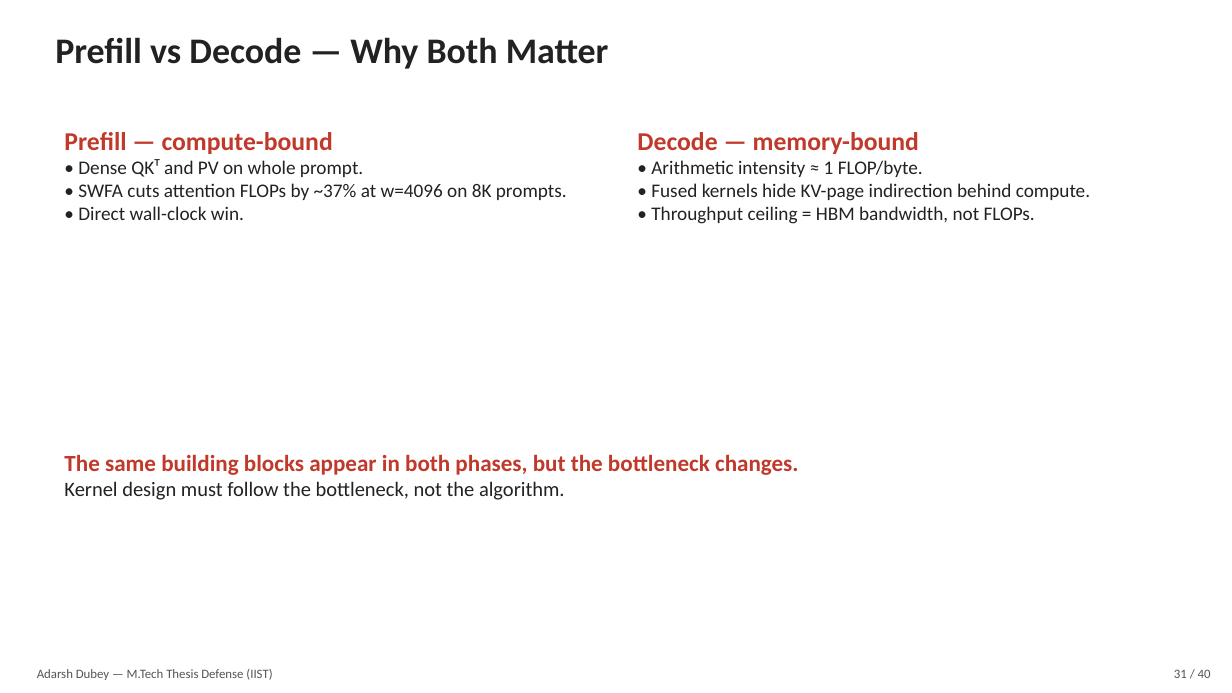
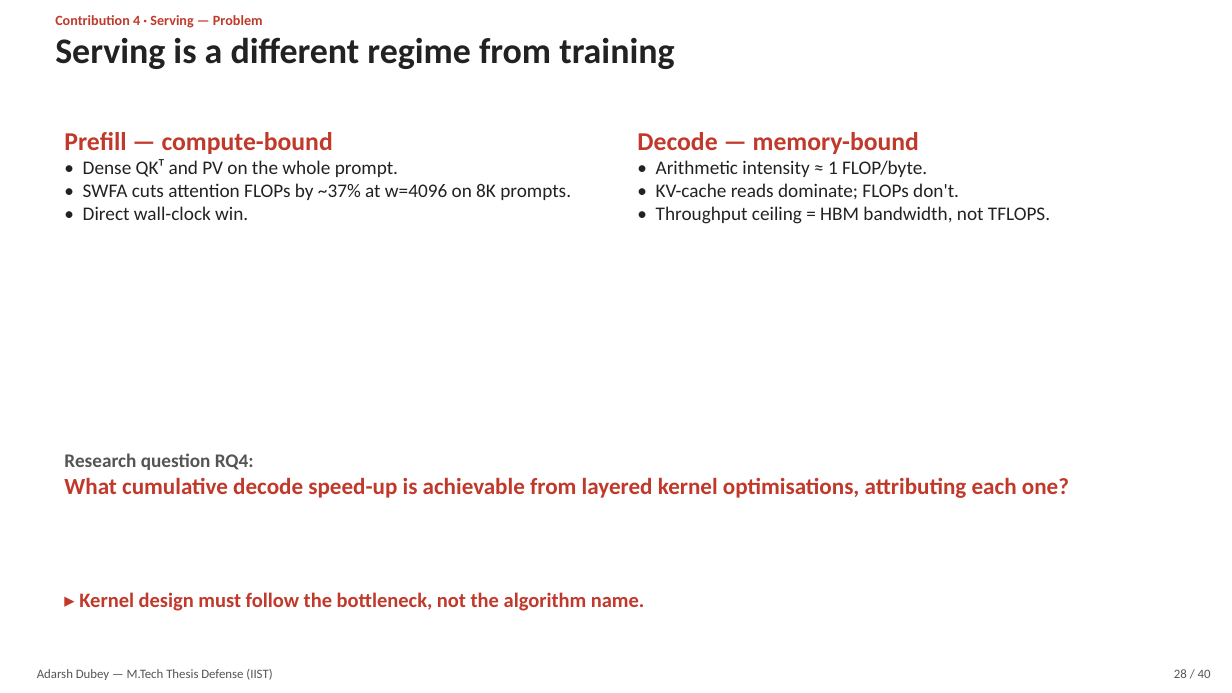
Before and after one commit to adubey-ai/mtech-thesis, a slide deck: slide 28 of thesis_defense.pptx (slide 31 before the commit). Drawn at 1232x693 pixels with LibreOffice and Linux fonts; fonts in the diff are those of the drawing. Boxes give left, top, right and bottom in pixels: in the first picture for what was removed or moved away, otherwise in the second. Text is boxed around its words. In the diff, an @@ line names an element or a change of style, - is before the commit and + after.

```diff
--- a/thesis_defense.pptx
+++ b/thesis_defense.pptx
@@ text added at bbox=[55, 15, 263, 28], 11 pt, text #C0392B, bold @@
+Contribution 4 · Serving — Problem
@@ text removed at bbox=[55, 37, 609, 69] @@
-Prefill vs Decode — Why Both Matter
@@ text added at bbox=[55, 37, 674, 69], 28 pt, text #222222, bold @@
+Serving is a different regime from training
@@ text at bbox=[83, 159, 398, 177]: text changed @@
-• Dense QKᵀ and PV on whole prompt.
+• Dense QKᵀ and PV on the whole prompt.
@@ text at bbox=[656, 183, 1050, 224]: text changed @@
-• Fused kernels hide KV-page indirection behind compute.
-• Throughput ceiling = HBM bandwidth, not FLOPs.
+• KV-cache reads dominate; FLOPs don't.
+• Throughput ceiling = HBM bandwidth, not TFLOPS.
@@ text added at bbox=[64, 453, 1069, 498], 18 pt, text #C0392B, bold @@
+Research question RQ4:
+What cumulative decode speed-up is achievable from layered kernel optimisations, attributing each one?
@@ text at bbox=[79, 592, 644, 611]: text changed; size 18 to 16 pt @@
-The same building blocks appear in both phases, but the bottleneck changes.
-Kernel design must follow the bottleneck, not the algorithm.
+▸ Kernel design must follow the bottleneck, not the algorithm name.
@@ text at bbox=[1174, 669, 1211, 678]: text changed @@
-31 / 40
+28 / 40
```
Also in this commit, not shown: 30 other slides changed, 9 slides added, 9 slides removed, 1 other file.
